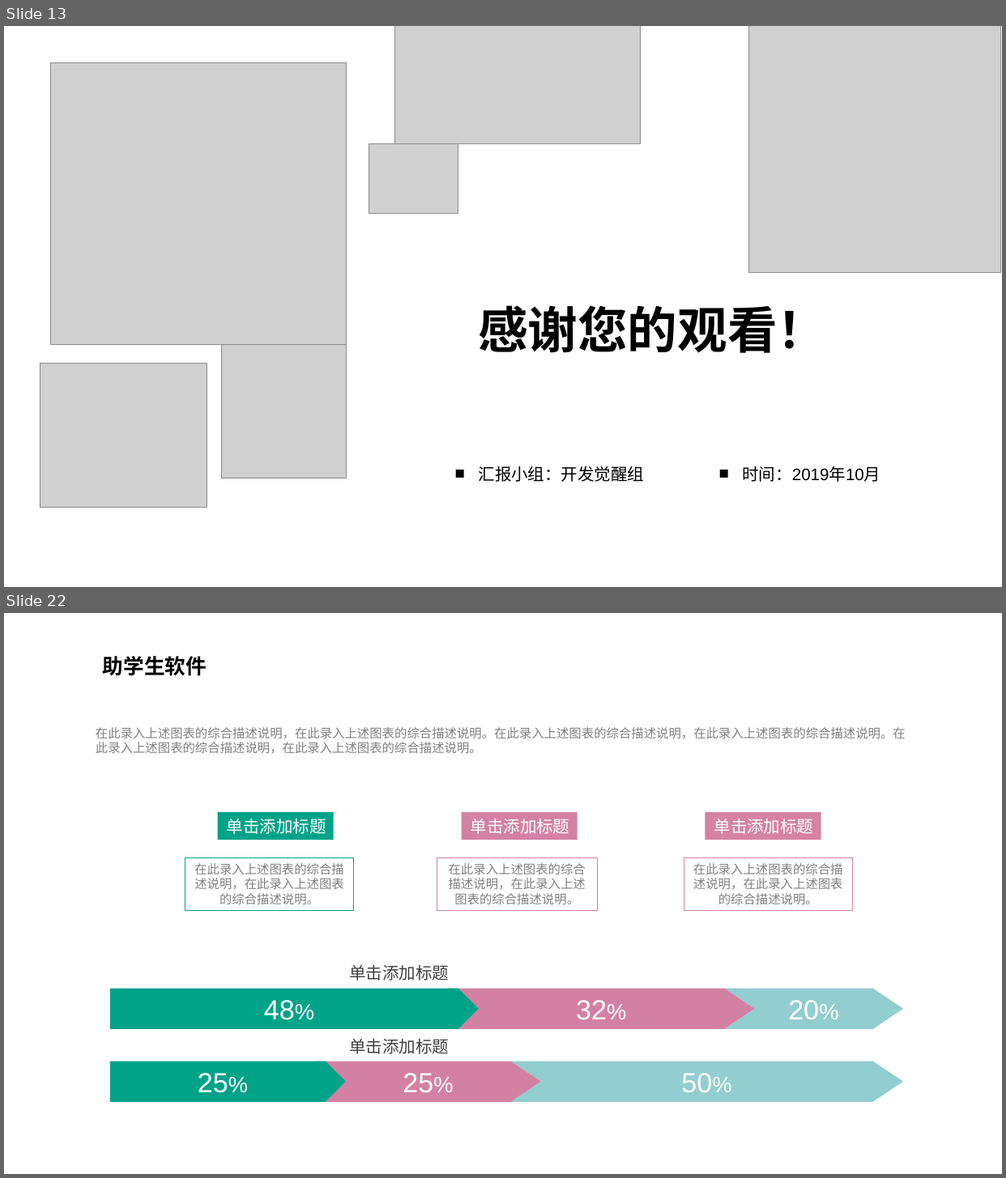
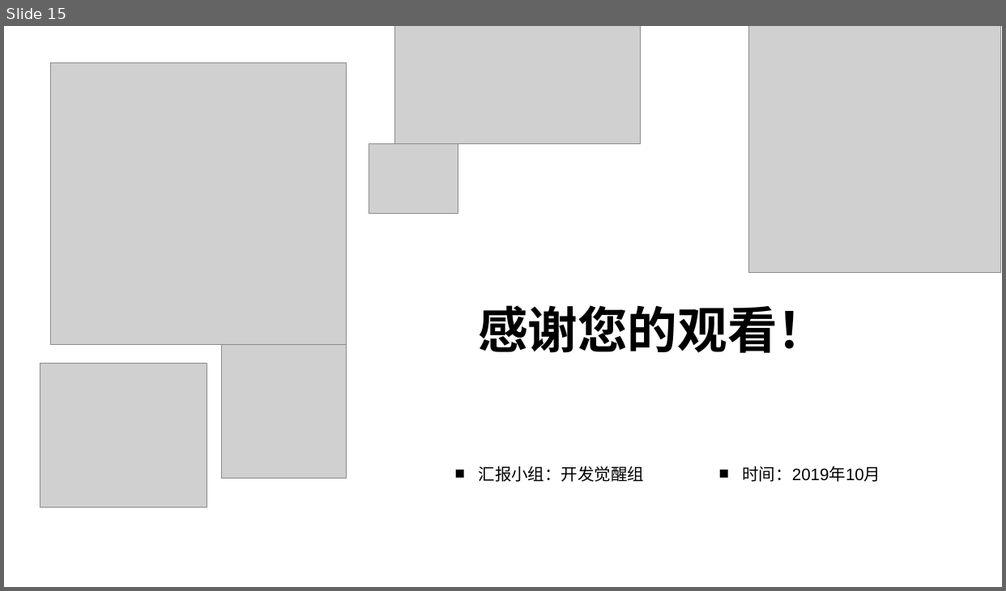
Before and after one commit to SoftwareDevelopmentPractice/DevolopingDocuments, a slide deck: 项目文档/需求分析.pptx. Shown one above the other, each under a label of ours: slides 13 and 22 before the commit, slide 15 after it; the slides between them are not shown. The pictures are 1006x1178 and 1006x591 pixels, drawn with LibreOffice and Linux fonts; fonts in the diff are those of the drawing; grey boxes stand for pictures; background and template pictures are left out. Boxes give left, top, right and bottom in pixels: in the first picture for what was removed or moved away, otherwise in the second. Text is boxed around its words. In the diff, an @@ line names an element or a change of style, - is before the commit and + after.

```diff
--- a/项目文档/需求分析.pptx
+++ b/项目文档/需求分析.pptx
@@ slide 22 removed at <box>4,613,1002,1174</box>, background picture (left out) @@
@@ text removed at <box>103,656,206,676</box> @@
-助学生软件
@@ text removed at <box>96,727,906,753</box> @@
-在此录入上述图表的综合描述说明，在此录入上述图表的综合描述说明。在此录入上述图表的综合描述说明，在此录入上述图表的综合描述说明。在此录入上述图表的综合描述说明，在此录入上述图表的综合描述说明。
@@ rectangle removed at <box>217,812,334,840</box> @@
-单击添加标题
@@ rectangle removed at <box>462,812,577,840</box> @@
-单击添加标题
@@ rectangle removed at <box>705,812,821,840</box> @@
-单击添加标题
@@ rectangle removed at <box>185,858,354,911</box> @@
-在此录入上述图表的综合描述说明，在此录入上述图表的综合描述说明。
@@ rectangle removed at <box>437,858,597,911</box> @@
-在此录入上述图表的综合描述说明，在此录入上述图表的综合描述说明。
@@ rectangle removed at <box>684,858,853,911</box> @@
-在此录入上述图表的综合描述说明，在此录入上述图表的综合描述说明。
@@ text removed at <box>349,965,449,981</box> @@
-单击添加标题
@@ pentagon arrow removed at <box>110,989,479,1030</box> @@
-48%
@@ freeform shape removed at <box>448,989,754,1030</box> @@
-32%
@@ freeform shape removed at <box>724,989,903,1030</box> @@
-20%
@@ text removed at <box>349,1038,449,1054</box> @@
-单击添加标题
@@ pentagon arrow removed at <box>110,1062,346,1102</box> @@
-25%
@@ freeform shape removed at <box>315,1062,541,1102</box> @@
-25%
@@ freeform shape removed at <box>511,1062,904,1102</box> @@
-50%
@@ what was slide 13 is now slide 15 @@
```
Also in this commit, not shown: 2 slides added, 11 other slides removed.
